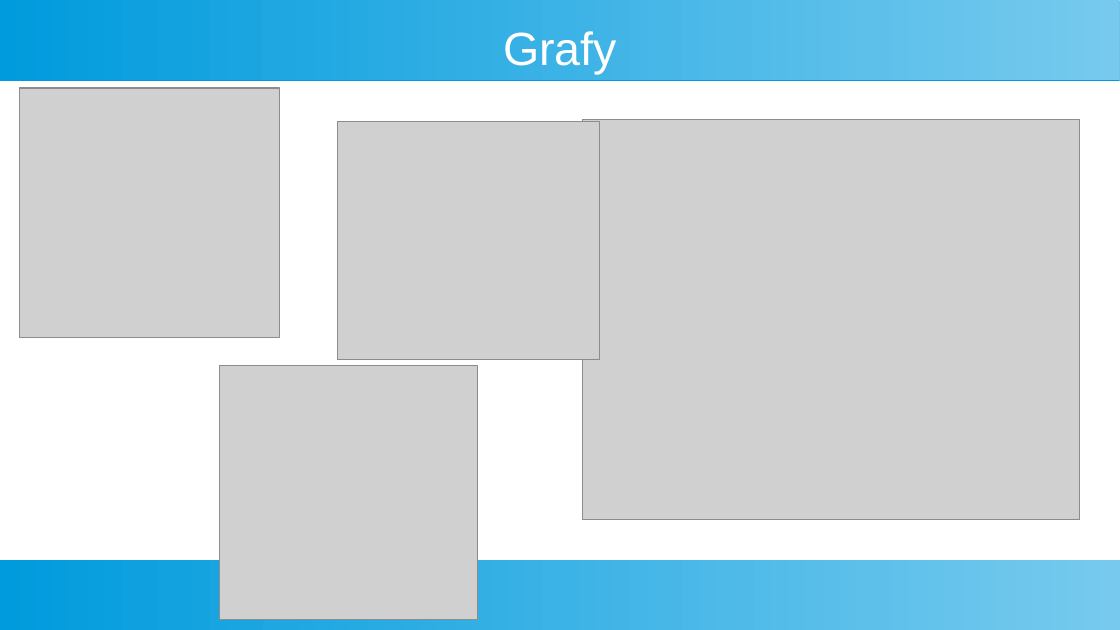
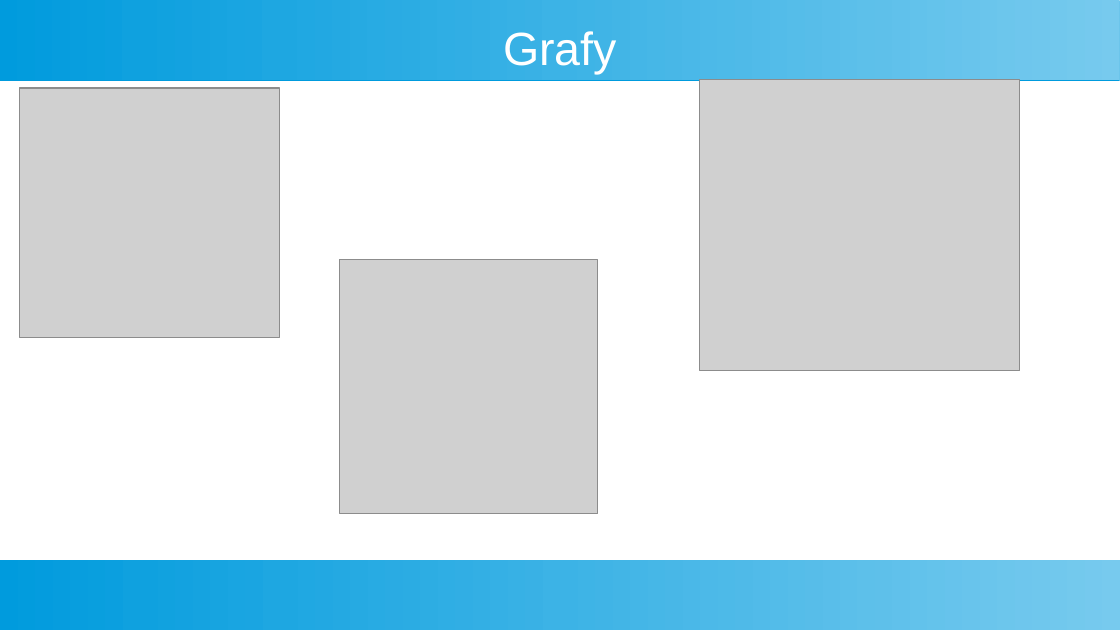
Before and after one commit to georgeob/Vlcak_NS2021, a slide deck: slide 5 of Prezentacia_NS.odp (slide 4 before the commit). Drawn at 1120x630 pixels with LibreOffice and Linux fonts; fonts in the diff are those of the drawing; grey boxes stand for pictures. Boxes give left, top, right and bottom in pixels: in the first picture for what was removed or moved away, otherwise in the second. Text is boxed around its words. In the diff, an @@ line names an element or a change of style, - is before the commit and + after.

```diff
--- a/Prezentacia_NS.odp
+++ b/Prezentacia_NS.odp
@@ picture: place and size @@
-picture at box(582, 120, 1080, 520)
+picture at box(700, 80, 1020, 371)
@@ picture: place and size @@
-picture at box(338, 122, 601, 361)
+picture at box(340, 260, 599, 514)
@@ picture removed at box(221, 366, 479, 620) @@
```
Also in this commit, not shown: 5 other slides changed, 8 slides added, 4 slides removed, 1 other file.
